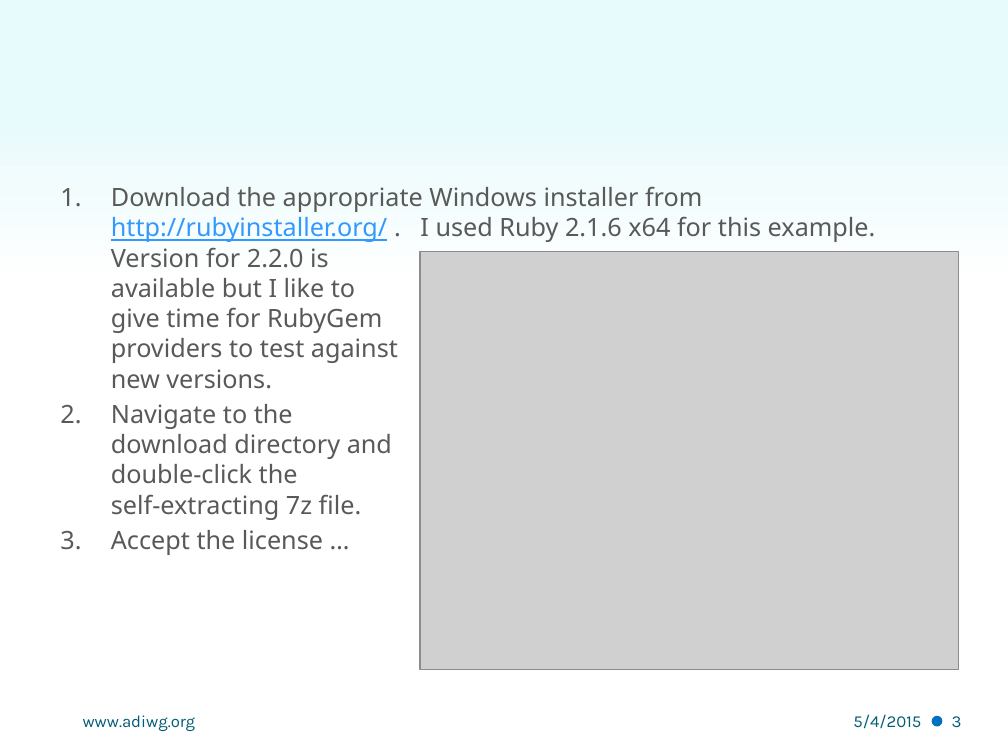
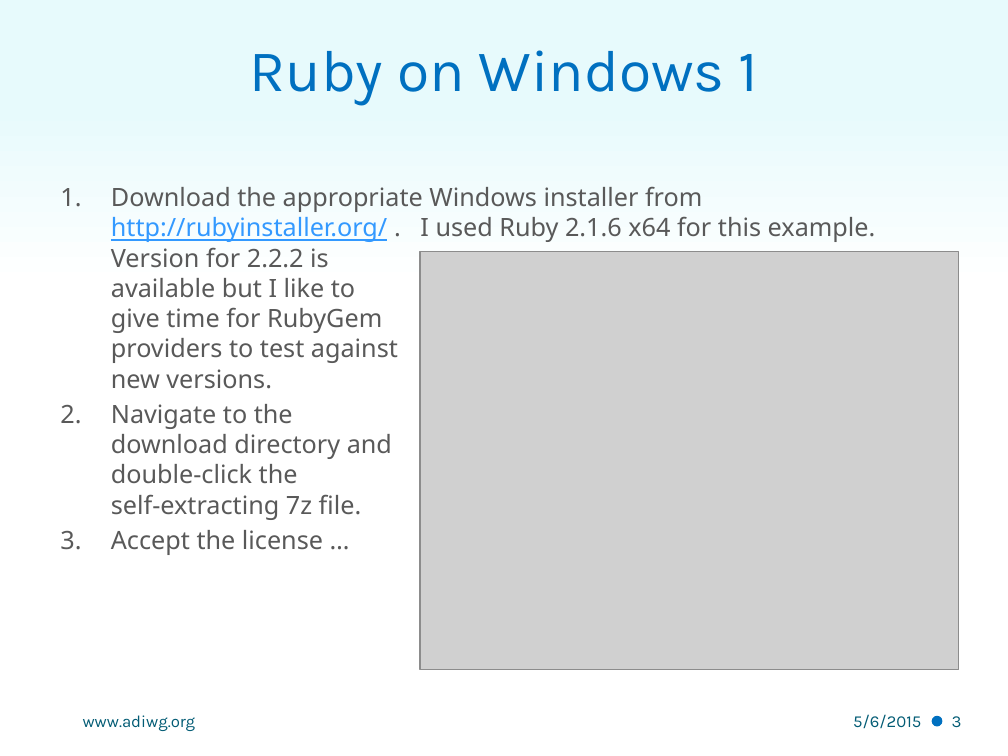
Before and after one commit to adiwg/mdWorkshop, a slide deck: slide 3 of S3 - Windows Installation.pptx. Drawn at 1008x756 pixels with LibreOffice and Linux fonts; fonts in the diff are those of the drawing; grey boxes stand for pictures; background and template pictures are left out. Boxes give left, top, right and bottom in pixels: in the first picture for what was removed or moved away, otherwise in the second. Text is boxed around its words. In the diff, an @@ line names an element or a change of style, - is before the commit and + after.

```diff
--- a/S3 - Windows Installation.pptx
+++ b/S3 - Windows Installation.pptx
@@ title added at box(250, 50, 758, 106), 42 pt, text #0070C0 @@
+Ruby on Windows 1
@@ text at box(111, 187, 876, 389): text changed @@
-1. Download the appropriate Windows installer from http://rubyinstaller.org/ . I used Ruby 2.1.6 x64 for this example. Version for 2.2.0 is
-   available but I like to
-   give time for RubyGem
-   providers to test against
-   new versions.
+1. Download the appropriate Windows installer from http://rubyinstaller.org/ . I used Ruby 2.1.6 x64 for this example. Version for 2.2.2 is
+   available but I like to
+   give time for RubyGem
+   providers to test against
+   new versions.
@@ text at box(853, 714, 921, 729): text changed @@
-5/4/2015
+5/6/2015
```
Also in this commit, not shown: 24 other slides changed, 3 other files.
